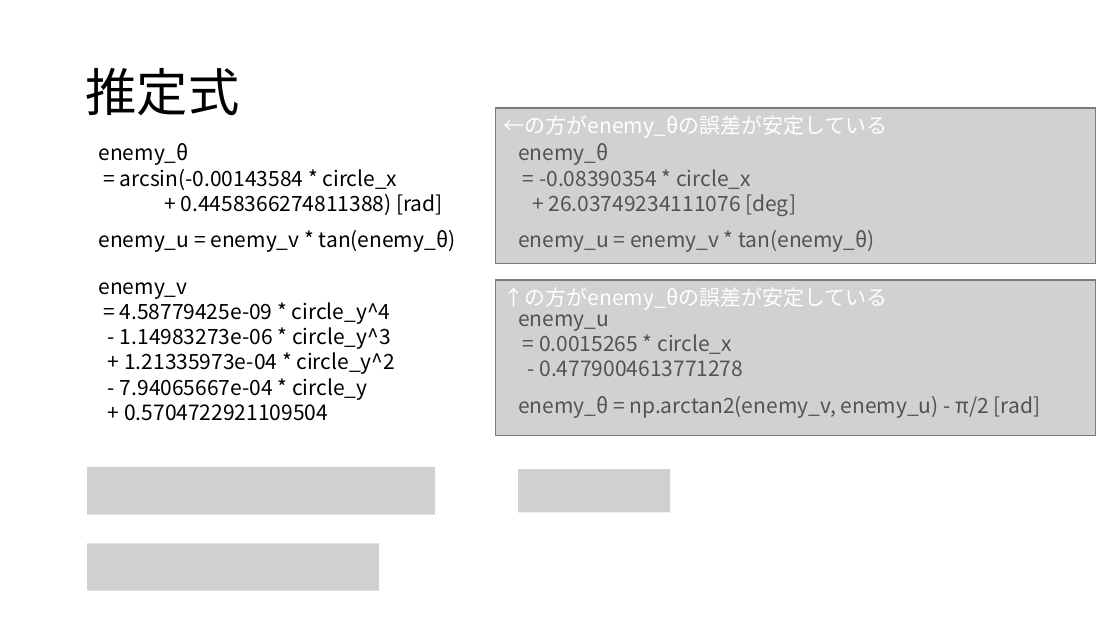
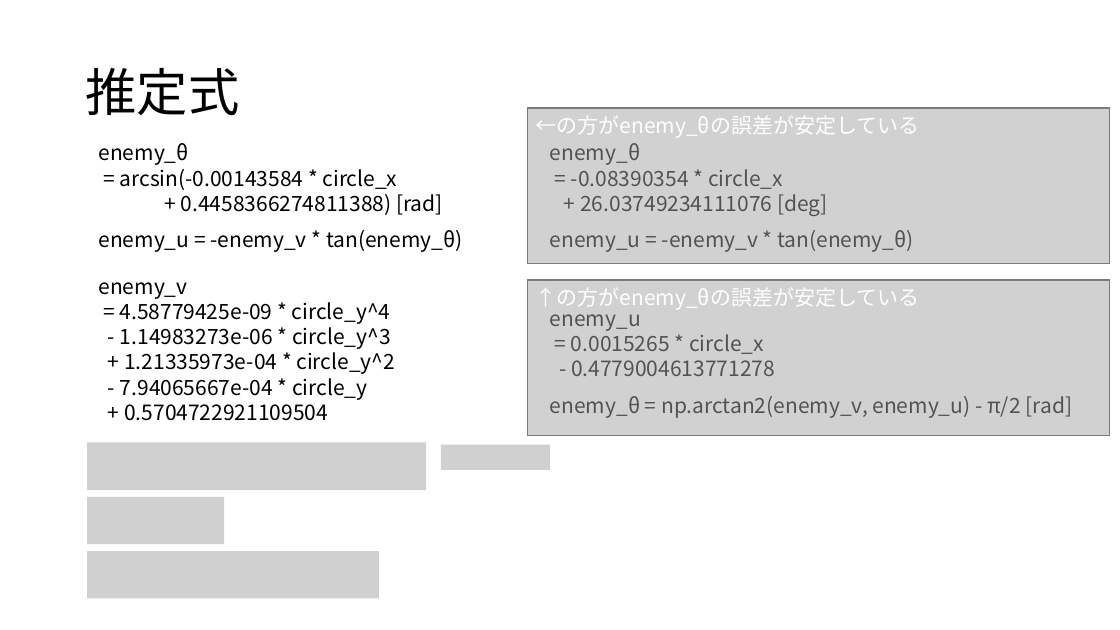
Before and after one commit to Yoshihama0901/burger_war_19sm, a slide deck: slide 2 of circle/circle.pptx. Drawn at 1120x630 pixels with LibreOffice and Linux fonts; fonts in the diff are those of the drawing; grey boxes stand for pictures. Boxes give left, top, right and bottom in pixels: in the first picture for what was removed or moved away, otherwise in the second. Text is boxed around its words. In the diff, an @@ line names an element or a change of style, - is before the commit and + after.

```diff
--- a/circle/circle.pptx
+++ b/circle/circle.pptx
@@ rectangle "←の方がenemy_θの誤差が安定している" resized from (x1=496, y1=108, x2=1096, y2=264) to (x1=528, y1=108, x2=1110, y2=264) @@
@@ text at (x1=99, y1=230, x2=463, y2=252): text changed @@
-enemy_u = enemy_v * tan(enemy_θ)
+enemy_u = -enemy_v * tan(enemy_θ)
@@ text at (x1=550, y1=230, x2=914, y2=252): text changed @@
-enemy_u = enemy_v * tan(enemy_θ)
+enemy_u = -enemy_v * tan(enemy_θ)
@@ rectangle "↑の方がenemy_θの誤差が安定している" resized from (x1=496, y1=280, x2=1096, y2=435) to (x1=528, y1=280, x2=1110, y2=435) @@
@@ 3 texts moved together from (x1=518, y1=143, x2=1041, y2=418) to (x1=550, y1=143, x2=1073, y2=418) @@
@@ picture resized from (x1=87, y1=467, x2=435, y2=515) to (x1=87, y1=443, x2=427, y2=491) @@
@@ picture added at (x1=441, y1=444, x2=550, y2=470) @@
@@ picture removed at (x1=518, y1=469, x2=670, y2=512) @@
@@ picture added at (x1=87, y1=497, x2=224, y2=544) @@
@@ picture moved from (x1=87, y1=544, x2=379, y2=591) to (x1=87, y1=551, x2=379, y2=598) @@
```
Also in this commit, not shown: 1 other slide changed, 9 other files.
